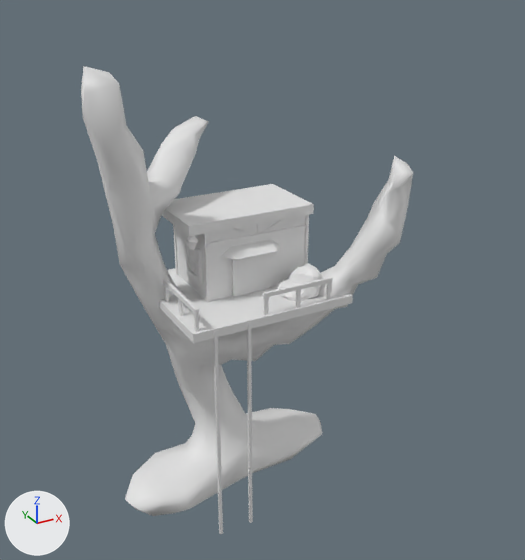
The FBX model Assets/Models/Treehouse.fbx: old version first, new version second.
Rendered twice from a 50 mm lens placed at (27.81, 6.92, 9.96), pointed at (37.09, 23.79, 1.53). Lighting does not change. The marker at lower left points along +X, +Y and +Z. Where no turn or scale is listed for an object, it has been applied to the vertices. Vertices at the same position are counted once.

In view in the first picture: 'TreehouseCouch', 'TreehouseFence', 'TreehouseHouse', 'TreehouseLadder', 'TreehouseTree'.
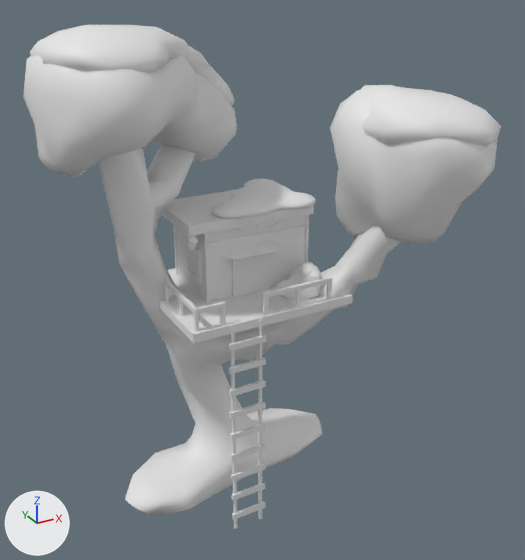
Where the change shows, as pixel boxes [x1, y1, x2, y2] in the pictures (525 x 560 px; the box of a moved part takes in the faces that stretch with it):
'TreehouseTreeLeaves', added: after [23, 55, 498, 245]
'TreehouseeTreeSnow', added: after [30, 25, 501, 147]
'TreehouseLadder', reshaped, moved: before [213, 323, 253, 535]; after [228, 320, 266, 529]
'TreehouseHouseSnow', added: after [211, 179, 316, 219]
'TreehouseCoughSnow', added: after [296, 262, 320, 278]
part 1 of me_cube_015, added: after [228, 335, 266, 351]
part 2 of me_cube_015, added: after [229, 358, 266, 374]
part 3 of me_cube_015, added: after [229, 380, 266, 397]
part 4 of me_cube_015, added: after [230, 402, 266, 419]
part 5 of me_cube_015, added: after [230, 423, 266, 440]
part 6 of me_cube_015, added: after [231, 443, 266, 461]
part 7 of me_cube_015, added: after [231, 463, 265, 481]
part 8 of me_cube_015, added: after [232, 483, 265, 501]
part 9 of me_cube_015, added: after [232, 502, 265, 520]
part 10 of me_cube_015, moved or reshaped: before [213, 331, 223, 535]; after [230, 327, 238, 529]

The change, as a list of edits to the scene's bpy script:
```text
Change me_cube_015:
    used by ob_treehouseladder; location = (34.73, 22.0, -2.03); rotation_euler = (0.0, 0.0, -3.142), in degrees (0, 0, -180); scale = (-0.0423, -0.0423, -3.33)
    remove me_cube_015.from_pydata(...)  # 16 vertices, 12 faces; spans x -1.0..24.1, y -1.0..1.0, z -1.0..1.0
    add me_cube_015.from_pydata(...)  # 88 vertices, 66 faces; spans x 0.7..25.9, y -2.3..1.0, z -1.0..1.0
    me_cube_015 part 1: a new loose piece, a box spanning x 0.685..25.867, y -2.258..-0.206, z -0.86..-0.808
    me_cube_015 part 2: the loose piece of 8 vertices spanning x 22.1..24.1, y -1.0..1.0, z -1.0..1.0 is copied, and the copy is scaled about its middle by (12.6, 1.03, -0.0261), then moved by (-9.8, -1.2, -0.6); it spans x 0.7..25.9, y -2.3..-0.2, z -0.6
    me_cube_015 part 3: the loose piece of 8 vertices spanning x 22.1..24.1, y -1.0..1.0, z -1.0..1.0 is copied, and the copy is scaled about its middle by (12.6, 1.03, -0.0261), then moved by (-9.8, -1.2, -0.4); it spans x 0.7..25.9, y -2.3..-0.2, z -0.4
    me_cube_015 part 4: the loose piece of 8 vertices spanning x 22.1..24.1, y -1.0..1.0, z -1.0..1.0 is copied, and the copy is scaled about its middle by (12.6, 1.03, -0.0261), then moved by (-9.8, -1.2, -0.2); it spans x 0.7..25.9, y -2.3..-0.2, z -0.2
    me_cube_015 part 5: the loose piece of 8 vertices spanning x 22.1..24.1, y -1.0..1.0, z -1.0..1.0 is copied, and the copy is scaled about its middle by (12.6, 1.03, -0.0261), then moved by (-9.8, -1.2, 0.0); it spans x 0.7..25.9, y -2.3..-0.2, z 0.0
    me_cube_015 part 6: the loose piece of 8 vertices spanning x 22.1..24.1, y -1.0..1.0, z -1.0..1.0 is copied, and the copy is scaled about its middle by (12.6, 1.03, -0.0261), then moved by (-9.8, -1.2, 0.2); it spans x 0.7..25.9, y -2.3..-0.2, z 0.2
    me_cube_015 part 7: the loose piece of 8 vertices spanning x 22.1..24.1, y -1.0..1.0, z -1.0..1.0 is copied, and the copy is scaled about its middle by (12.6, 1.03, -0.0261), then moved by (-9.8, -1.2, 0.4); it spans x 0.7..25.9, y -2.3..-0.2, z 0.4..0.5
    me_cube_015 part 8: the loose piece of 8 vertices spanning x 22.1..24.1, y -1.0..1.0, z -1.0..1.0 is copied, and the copy is scaled about its middle by (12.6, 1.03, -0.0261), then moved by (-9.8, -1.2, 0.6); it spans x 0.7..25.9, y -2.3..-0.2, z 0.6..0.7
    me_cube_015 part 9: the loose piece of 8 vertices spanning x 22.1..24.1, y -1.0..1.0, z -1.0..1.0 is copied, and the copy is scaled about its middle by (12.6, 1.03, -0.0261), then moved by (-9.8, -1.2, 0.8); it spans x 0.7..25.9, y -2.3..-0.2, z 0.8..0.9
    me_cube_015 part 10: 8 vertices moved from x -1.0..1.0, y -1.0..1.0, z -1.0..1.0 to x 2.4..4.4, y -1.0..1.0, z -1.0..1.0
Change ob_treehouseladder:
    ob_treehouseladder.location: (34.73, 22.0, -2.03) -> (35.06, 22.0, -2.03)
Add ob_treehouseetreesnow:
    ob_treehouseetreesnow = bpy.data.objects.new('TreehouseeTreeSnow', me_mesh_042)  # 218 vertices, 383 faces; spans x -9.02..2.03, y -2.37..5.5, z -0.91..2.25
    ob_treehouseetreesnow.location = (40.52, 22.12, 6.37)
Add ob_treehousecoughsnow:
    ob_treehousecoughsnow = bpy.data.objects.new('TreehouseCoughSnow', me_mesh_044)  # 54 vertices, 101 faces; spans x -0.258..0.297, y -0.253..0.374, z -0.253..0.156
    ob_treehousecoughsnow.location = (37.99, 22.78, 2.06)
Add ob_treehousehousesnow:
    ob_treehousehousesnow = bpy.data.objects.new('TreehouseHouseSnow', me_mesh_043)  # 165 vertices, 274 faces; spans x -1.2..1.94, y -0.97..1.88, z -0.21..0.21
    ob_treehousehousesnow.location = (36.84, 24.26, 3.73)
Add ob_treehousetreeleaves:
    ob_treehousetreeleaves = bpy.data.objects.new('TreehouseTreeLeaves', me_mesh_041)  # 285 vertices, 499 faces; spans x -8.91..2.33, y -2.4..5.6, z -2.06..3.82
    ob_treehousetreeleaves.location = (40.16, 22.13, 4.64)
```
